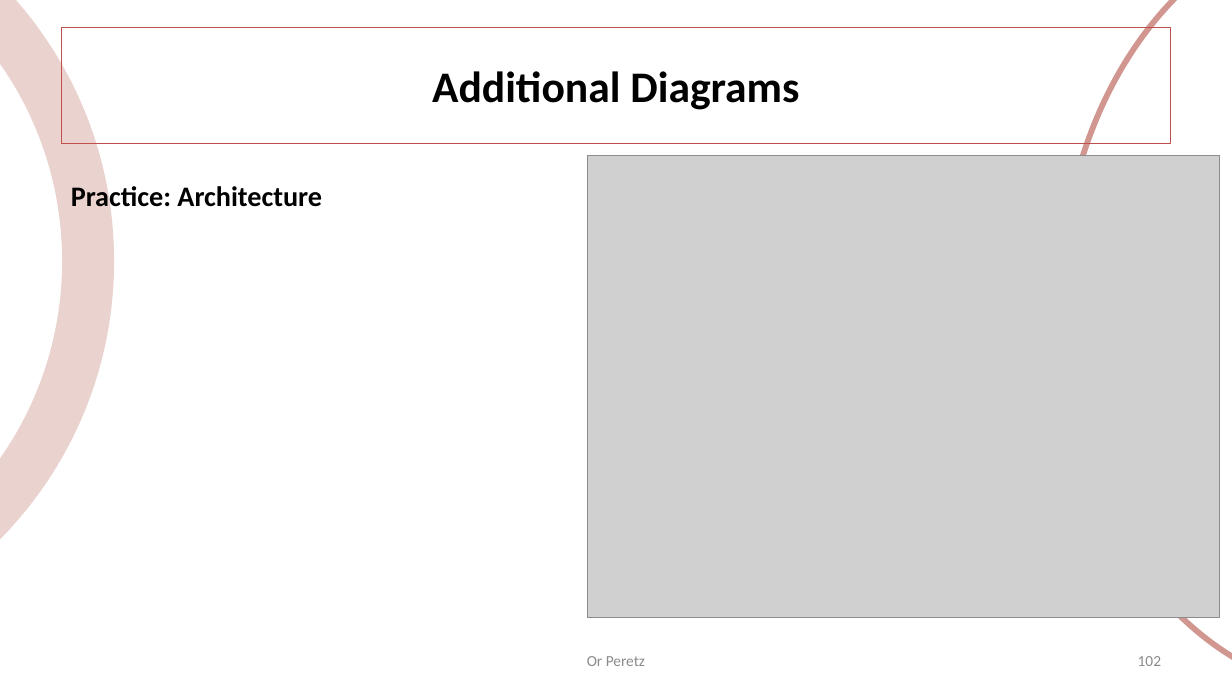
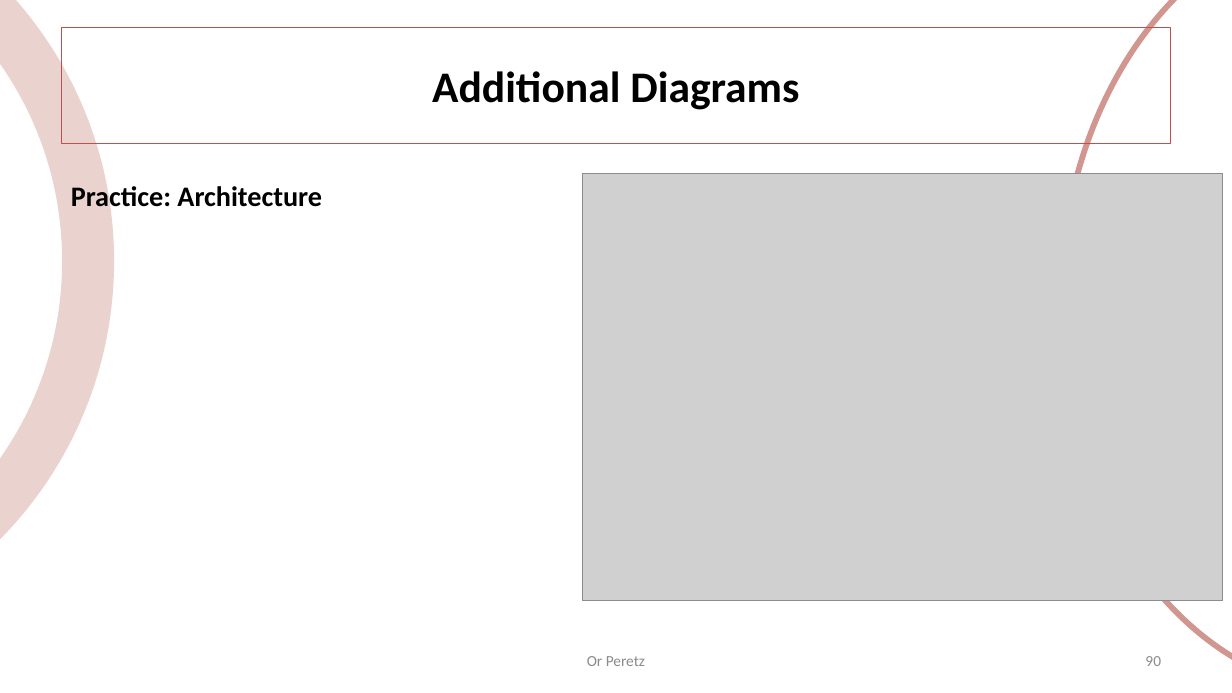
Before and after one commit to OrPerets/data-engineering-course, a slide deck: slide 90 of build/01-introduction.pptx (slide 102 before the commit). Drawn at 1232x693 pixels with LibreOffice and Linux fonts; fonts in the diff are those of the drawing; grey boxes stand for pictures. Boxes give left, top, right and bottom in pixels: in the first picture for what was removed or moved away, otherwise in the second. Text is boxed around its words. In the diff, an @@ line names an element or a change of style, - is before the commit and + after.

```diff
--- a/build/01-introduction.pptx
+++ b/build/01-introduction.pptx
@@ picture: place and size @@
-picture at (588, 155, 1219, 617)
+picture at (583, 174, 1224, 601)
@@ page number at (1145, 656, 1161, 666): text changed @@
-102
+90
```
Also in this commit, not shown: 11 other slides changed, 12 slides removed, 4 other files.
